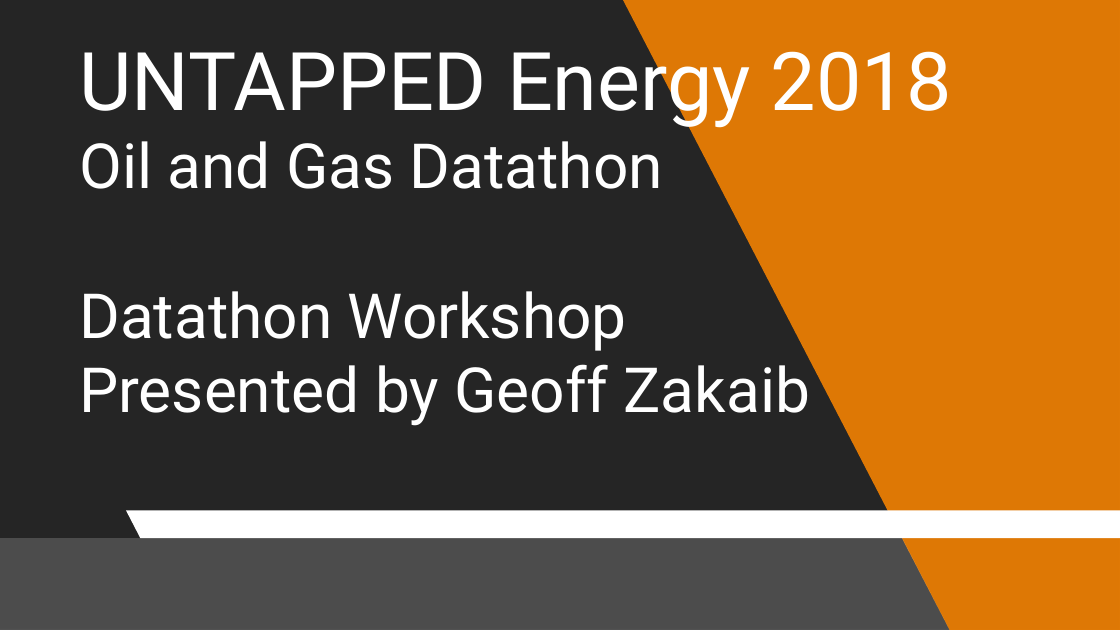
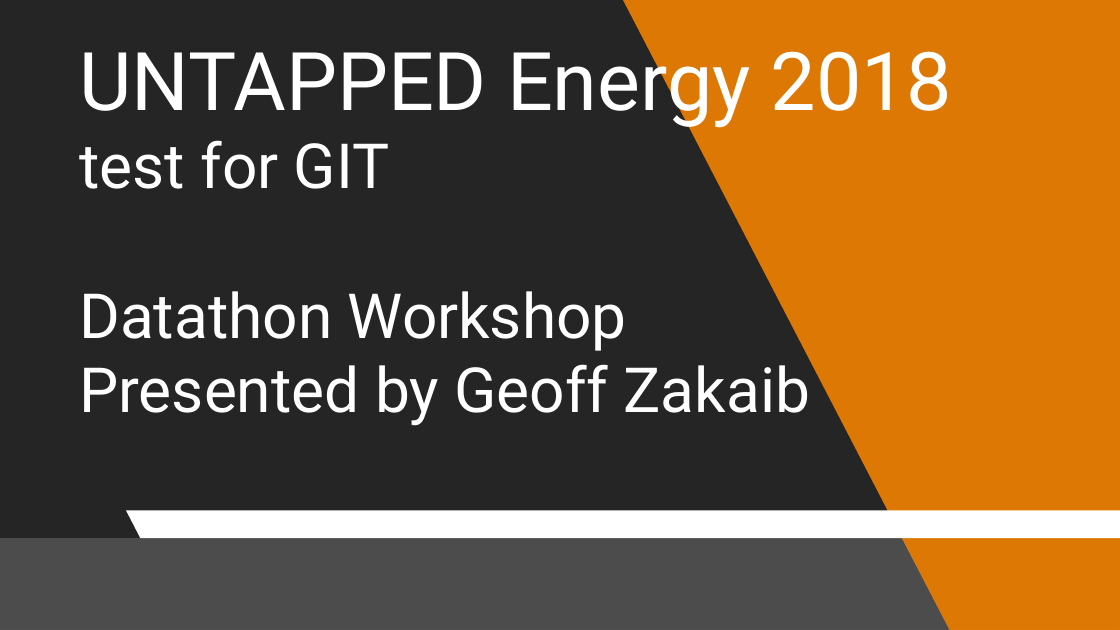
Before and after one commit to untapped-energy/data, a slide deck: slide 1 of contributed-data/1_aging_infrastructure/DO NOT USE - test files/Untapped 2018_Datathon Workshop_video.pptx. Drawn at 1120x630 pixels with LibreOffice and Linux fonts; fonts in the diff are those of the drawing; background and template pictures are left out; a plain dark background stands for a picture behind light text. Boxes give left, top, right and bottom in pixels: in the first picture for what was removed or moved away, otherwise in the second. Text is boxed around its words. In the diff, an @@ line names an element or a change of style, - is before the commit and + after.

```diff
--- a/contributed-data/1_aging_infrastructure/DO NOT USE - test files/Untapped 2018_Datathon Workshop_video.pptx
+++ b/contributed-data/1_aging_infrastructure/DO NOT USE - test files/Untapped 2018_Datathon Workshop_video.pptx
@@ text at [79,36,953,351]: text changed @@
-UNTAPPED Energy 2018
-Oil and Gas Datathon
-Datathon Workshop
+UNTAPPED Energy 2018
+test for GIT
+Datathon Workshop
```
